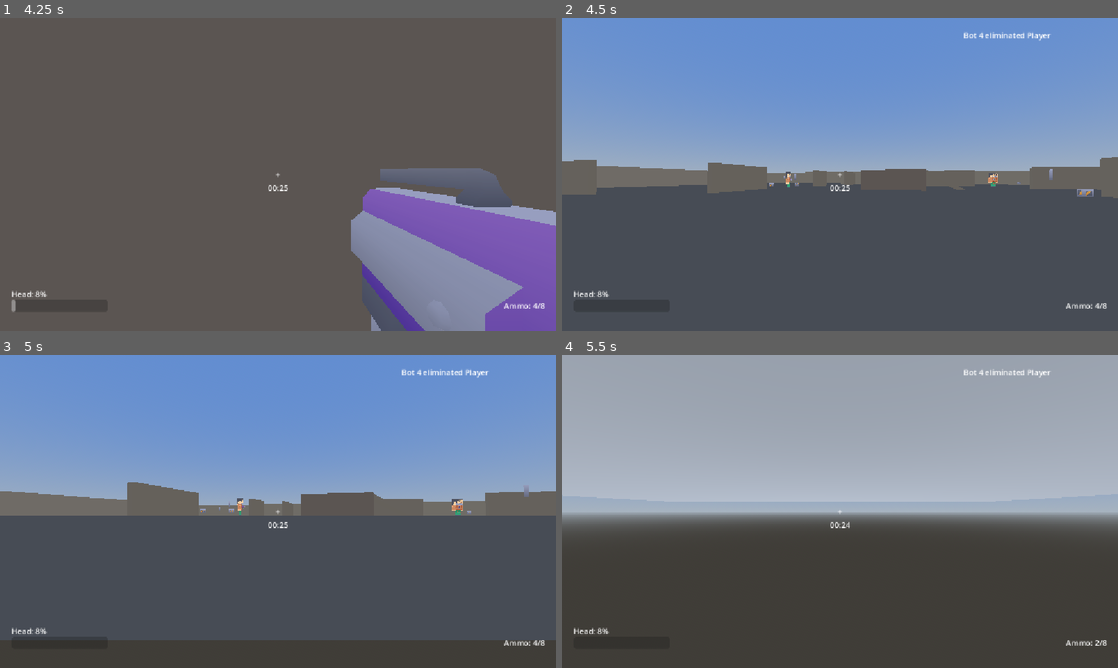
Above: before the commit, frames 1-4 (two rows, left to right).
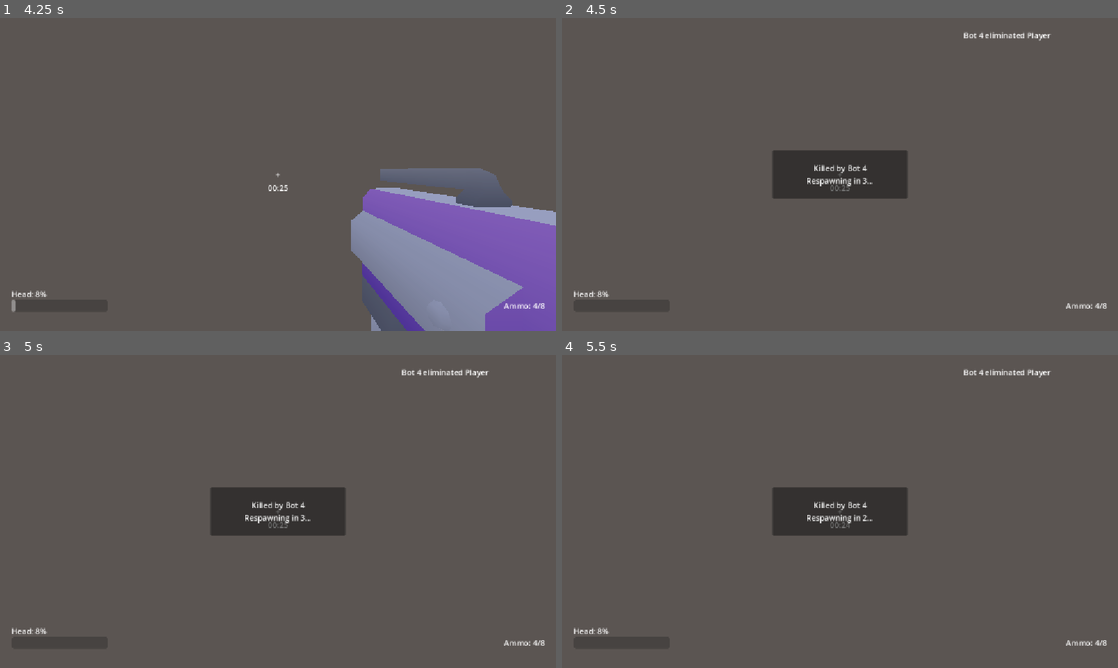
Above: after the commit, the same moments.

Repository: vukmark/figor
Game: Godot game, scene res://scenes/main/Main.tscn
Two runs of this game, one before a commit and one after it. Both use one fixed random seed, a clock stepped at 60 frames per second and the inputs below.
Inputs (mouse positions are in pixels of both pictures, inside the frame that each line leads up to):
- Up to frame 1 (4.25 s): move the mouse to (305, 174) at 0.52 s; press the mouse at (305, 174) at 0.53 s; hold W (move_forward) from 0.53 s (still down); tap Space (jump) at 0.77, 1.52, 3.02, 3.77 s; move the mouse to (250, 174) at 1.27 s; release the mouse at (250, 174) at 1.28 s; tap Shift (sprint) at 1.35 s; move the mouse to (289, 168) at 2.02 s; hold Tab (toggle_scoreboard) 2.03-2.78 s; move the mouse to (272, 180) at 2.77 s; click (272, 180) at 2.85 s; move the mouse to (316, 177) at 3.52 s; hold Shift (sprint) from 3.53 s (still down)
- Up to frame 2 (4.5 s): keep holding W (move_forward); move the mouse to (795, 171) at 4.27 s; release Shift (sprint) at 4.28 s; tap Tab (toggle_scoreboard) at 4.35 s
- Up to frame 3 (5 s): keep holding W (move_forward); tap Space (jump) at 4.52 s
- Up to frame 4 (5.5 s): keep holding W (move_forward); move the mouse to (845, 511) at 5.02 s; press the mouse at (845, 511) at 5.03 s

Frame 1 is identical in both runs. In frame 2, 50% of the frame differs, in the area x 0-100%, y 0-58%; in frame 3, 56%; in frame 4, 93%, in the area x 0-100%, y 0-100%.

Commit message:
Add kill response

Diff:
--- a/scenes/ui/HUD.tscn
+++ b/scenes/ui/HUD.tscn
@@ -148,3 +148,24 @@
 [node name="Rows" type="VBoxContainer" parent="GameOverPanel/VBoxContainer"]
 layout_mode = 2
 mouse_filter = 2
+
+[node name="DeathOverlay" type="PanelContainer" parent="."]
+layout_mode = 1
+anchors_preset = 8
+anchor_left = 0.5
+anchor_top = 0.5
+anchor_right = 0.5
+anchor_bottom = 0.5
+offset_left = -140.0
+offset_top = -50.0
+offset_right = 140.0
+offset_bottom = 50.0
+mouse_filter = 2
+visible = false
+
+[node name="DeathLabel" type="Label" parent="DeathOverlay"]
+layout_mode = 2
+mouse_filter = 2
+text = "You died
+Respawning in 3..."
+horizontal_alignment = 1
--- a/scripts/character/Character.gd
+++ b/scripts/character/Character.gd
@@ -79,6 +79,13 @@
 		deg_to_rad(Constants.CAMERA_PITCH_MAX)
 	)
 
+	# Dead: frozen in place (no movement/gravity/firing) until respawn, but
+	# can still look around from the death spot — a minimal spectator view.
+	# Without this, a dead character (invisible, non-colliding) could still
+	# walk around and shoot people for the whole respawn countdown.
+	if not health.is_alive:
+		return
+
 	if is_on_floor():
 		_gravity_velocity = 0.0
 		if cmd.jump_pressed:
--- a/scripts/ui/HUD.gd
+++ b/scripts/ui/HUD.gd
@@ -17,8 +17,12 @@
 @onready var game_over_panel: Control = $GameOverPanel
 @onready var game_over_label: Label = $GameOverPanel/VBoxContainer/WinnerLabel
 @onready var game_over_rows: VBoxContainer = $GameOverPanel/VBoxContainer/Rows
+@onready var death_overlay: Control = $DeathOverlay
+@onready var death_label: Label = $DeathOverlay/DeathLabel
 
 var _local_character: Character
+var _death_countdown := 0.0
+var _death_reason_text := ""
 
 
 func _ready() -> void:
@@ -27,6 +31,7 @@
 	GameManager.scores_changed.connect(_refresh_scoreboard)
 	scoreboard_panel.visible = false
 	game_over_panel.visible = false
+	death_overlay.visible = false
 
 
 func _process(_delta: float) -> void:
@@ -46,6 +51,12 @@
 		head_label.text = "Head: %.0f%%" % (_local_character.head_growth.get_head_scale_ratio() * 100.0)
 
 	timer_label.text = _format_time(GameManager.match_time_remaining)
+
+	if death_overlay.visible:
+		_death_countdown = max(_death_countdown - _delta, 0.0)
+		death_label.text = "%s\nRespawning in %.0f..." % [_death_reason_text, ceil(_death_countdown)]
+		if _death_countdown <= 0.0:
+			death_overlay.visible = false
 
 	if GameManager.match_over:
 		if Input.is_action_just_pressed("restart_match"):
@@ -109,6 +120,11 @@
 	timer.timeout.connect(entry.queue_free)
 	timer.start()
 
+	if _local_character and victim_player_id == _local_character.player_id:
+		_death_reason_text = "You died" if killer_player_id == victim_player_id or not GameManager.scores.has(killer_player_id) else "Killed by %s" % killer_name
+		_death_countdown = Constants.RESPAWN_DELAY
+		death_overlay.visible = true
+
 
 func _refresh_scoreboard() -> void:
 	_populate_rows(scoreboard_rows)
@@ -120,6 +136,7 @@
 	_populate_rows(game_over_rows)
 	game_over_panel.visible = true
 	scoreboard_panel.visible = false
+	death_overlay.visible = false
 
 
 func _populate_rows(container: VBoxContainer) -> void:
Not shown, changed: PLAN.md
